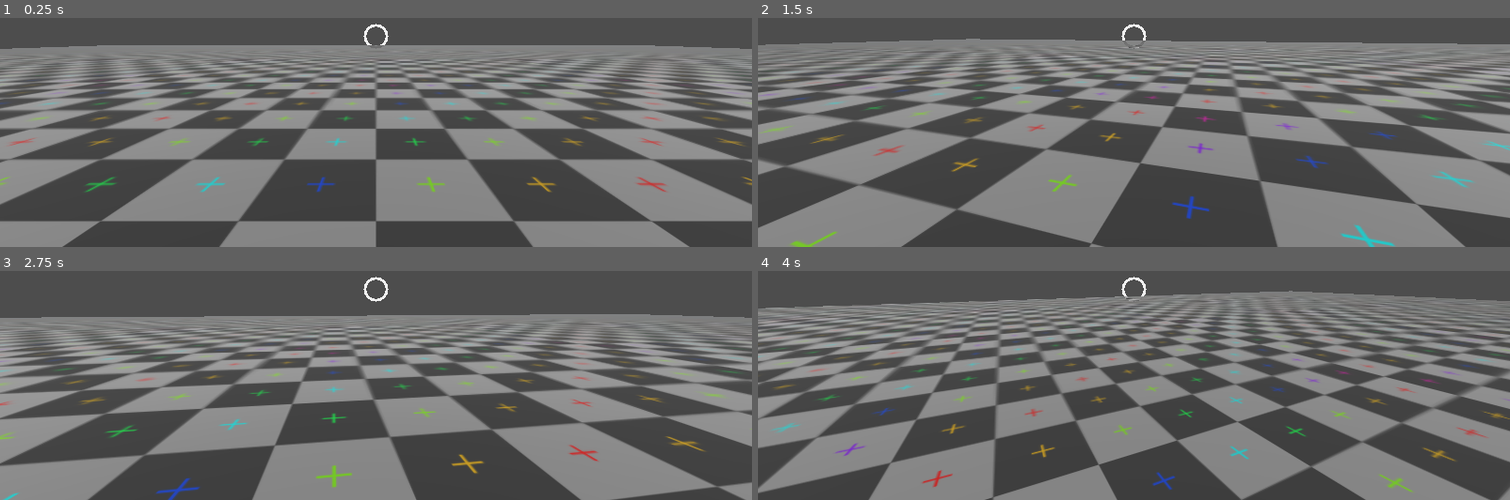
Above: before the commit, frames 1-4 (two rows, left to right).
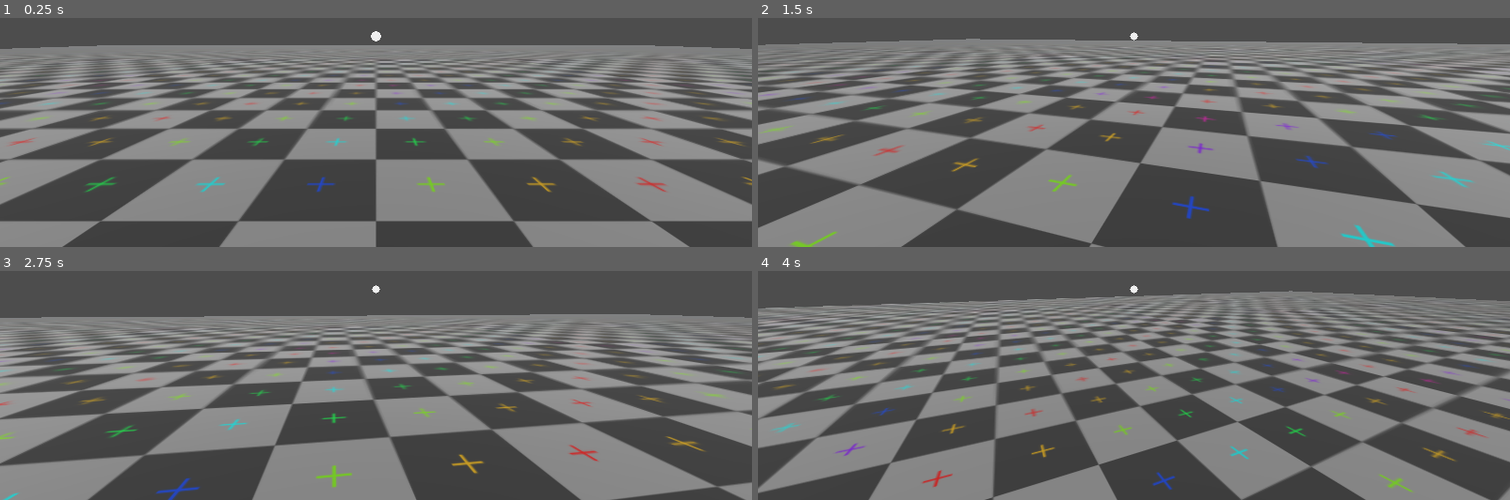
Above: after the commit, the same moments.

Repository: dairycultist/New-Hand-in-Mootown
Game: Godot game, scene res://world.tscn
The game is run twice, just before and just after one commit, with the same random seed, the same clock (stepped at 60 frames per second) and the same inputs.
Inputs (mouse positions are in pixels of both pictures, inside the frame that each line leads up to):
- Up to frame 1 (0.25 s): no input
- Up to frame 2 (1.5 s): tap Enter (ui_accept) at 0.5, 0.77 s; move the mouse to (1171, 34) at 0.52 s; hold E (interact) 0.53-1.28 s; hold W (walk_up) from 0.53 s (still down); move the mouse to (1096, 38) at 1.27 s; tap E (interact) at 1.35 s
- Up to frame 3 (2.75 s): keep holding W (walk_up); tap Enter (ui_accept) at 1.52 s; move the mouse to (391, 282) at 2.02 s; hold E (interact) from 2.03 s (still down)
- Up to frame 4 (4 s): keep holding W (walk_up); move the mouse to (1126, 296) at 2.77 s; release E (interact) at 2.78 s; tap E (interact) at 2.85 s; tap Enter (ui_accept) at 3.02, 3.77 s; move the mouse to (1186, 293) at 3.52 s; hold E (interact) from 3.53 s (still down)

The runs differ from the first frame. In frame 1, 0.1% of the frame differs, in the area x 48-52%, y 2-14%; in frame 2, 0.1%; in frame 3, 0.1%; in frame 4, 0.1%.

Commit message:
Dynamic crosshair

Diff:
--- a/player_controller.gd
+++ b/player_controller.gd
@@ -1,7 +1,13 @@
 extends CharacterBody3D
 
+@export_group("GUI")
+@export var crosshair : CanvasItem
+
+@export_group("Misc")
 @export var hold_anchor : Node3D
 @export var camera : Camera3D
+
+@export_group("Movement")
 @export var mouse_sensitivity := 0.3
 @export var walk_speed := 5
 @export var jump_speed := 7
@@ -14,6 +20,8 @@
 	Input.set_mouse_mode(Input.MOUSE_MODE_CAPTURED)
 
 func _process(delta: float) -> void:
+
+	crosshair.material.set("shader_parameter/size", lerpf(crosshair.material.get("shader_parameter/size"), 0.2 if held else 0.02, delta * 10))
 
 	if held != null:
 		# apply force that is the difference in position
--- a/world.tscn
+++ b/world.tscn
@@ -25,9 +25,10 @@
 
 [node name="World" type="Node3D"]
 
-[node name="Player" type="CharacterBody3D" parent="." node_paths=PackedStringArray("hold_anchor", "camera")]
+[node name="Player" type="CharacterBody3D" parent="." node_paths=PackedStringArray("crosshair", "hold_anchor", "camera")]
 transform = Transform3D(1, 0, 0, 0, 1, 0, 0, 0, 1, 0, 1, 0)
 script = ExtResource("1_fj7yv")
+crosshair = NodePath("../Crosshair/Panel")
 hold_anchor = NodePath("Camera3D/Hold Anchor")
 camera = NodePath("Camera3D")
 
